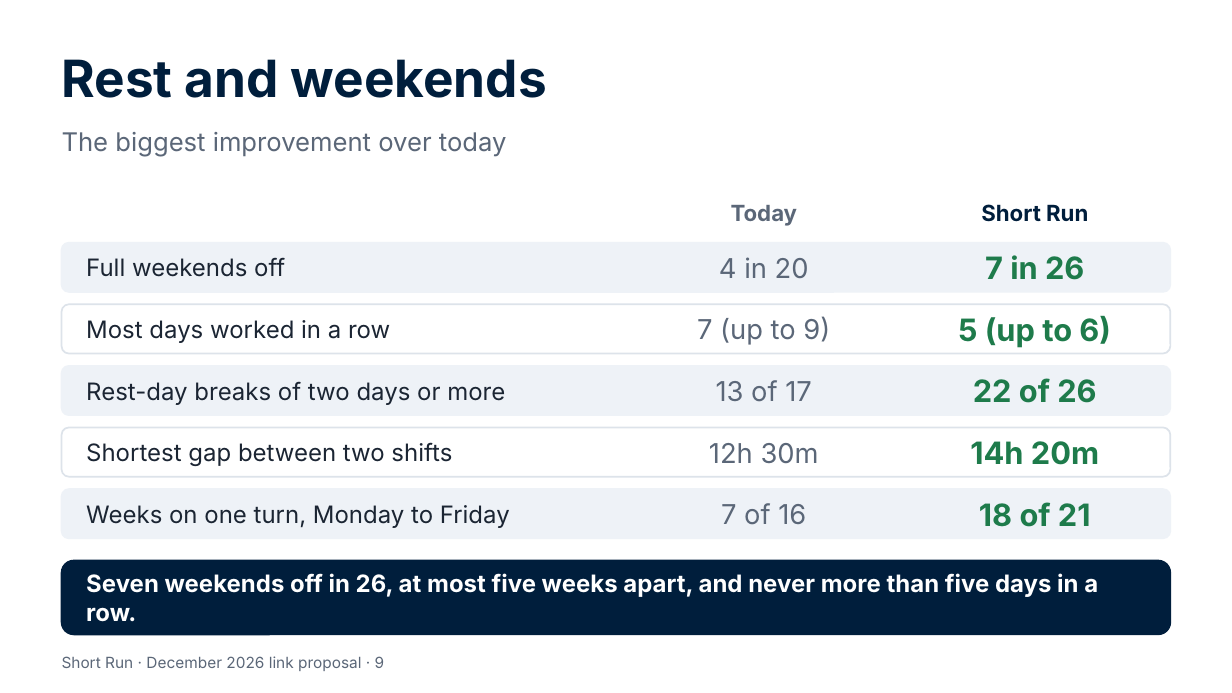
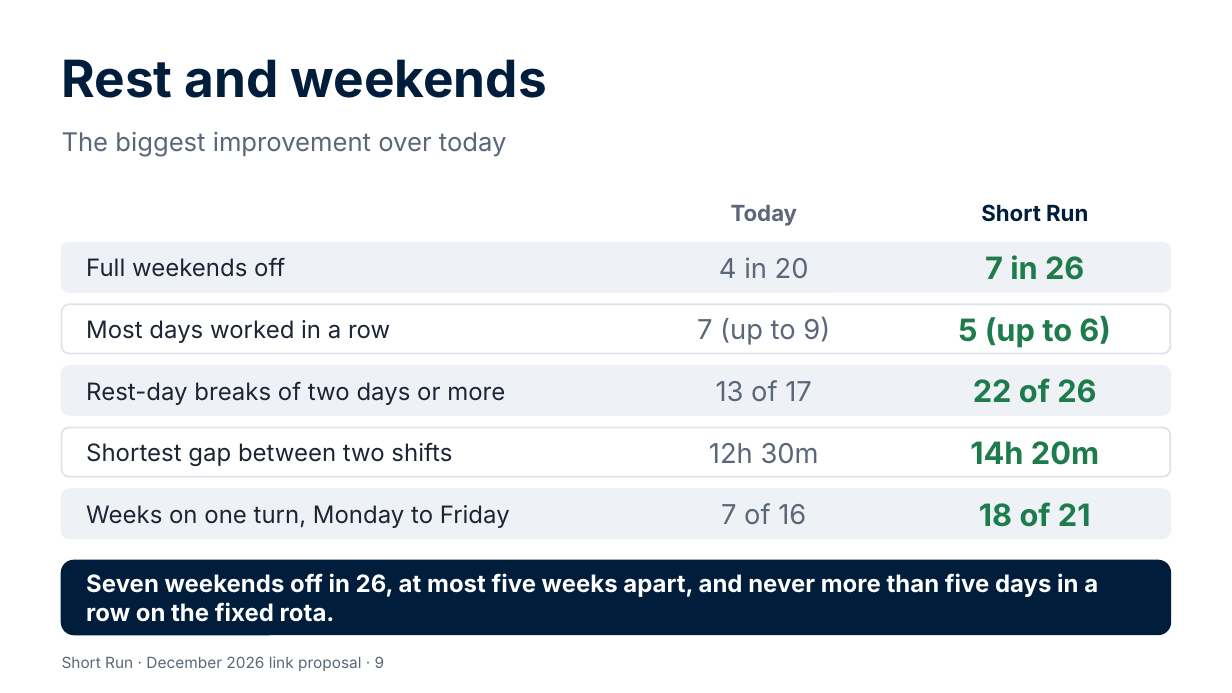
Before and after one commit to Garethdavidmiller/roster-app, a slide deck: slide 9 of docs/links-26/presentations/Short-Run-for-colleagues.pptx. Drawn at 1232x693 pixels with LibreOffice and Linux fonts; fonts in the diff are those of the drawing. Boxes give left, top, right and bottom in pixels: in the first picture for what was removed or moved away, otherwise in the second. Text is boxed around its words. In the diff, an @@ line names an element or a change of style, - is before the commit and + after.

```diff
--- a/docs/links-26/presentations/Short-Run-for-colleagues.pptx
+++ b/docs/links-26/presentations/Short-Run-for-colleagues.pptx
@@ text at (86, 573, 1098, 622): text changed @@
-Seven weekends off in 26, at most five weeks apart, and never more than five days in a row.
+Seven weekends off in 26, at most five weeks apart, and never more than five days in a row on the fixed rota.
```
Also in this commit, not shown: 2 other slides changed, 19 other files.
